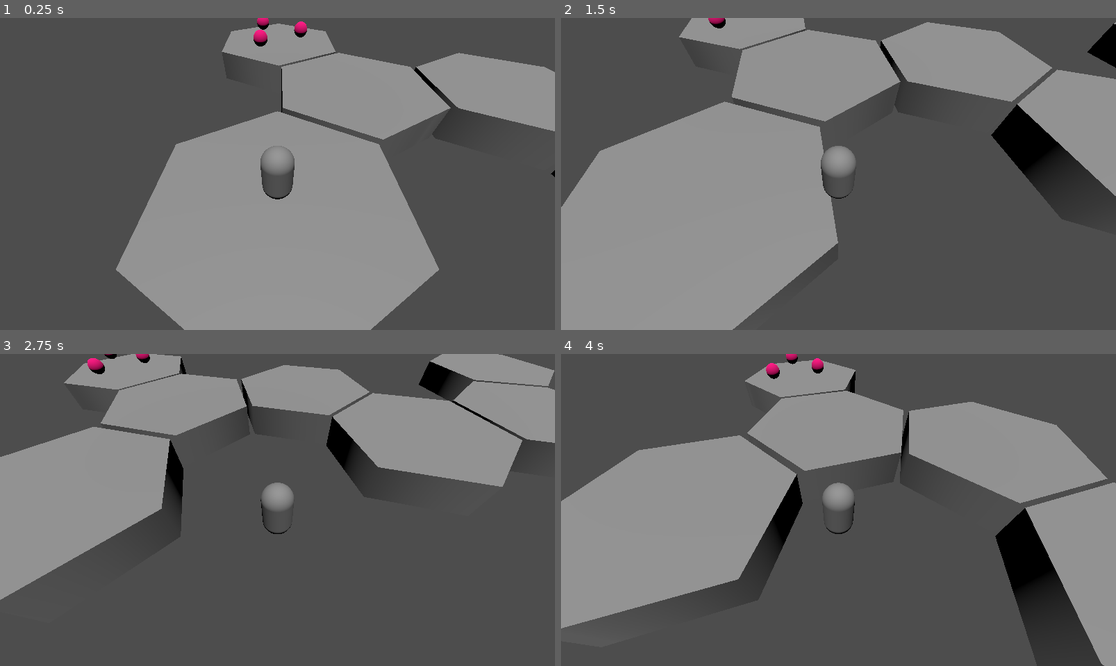
Above: before the commit, frames 1-4 (two rows, left to right).
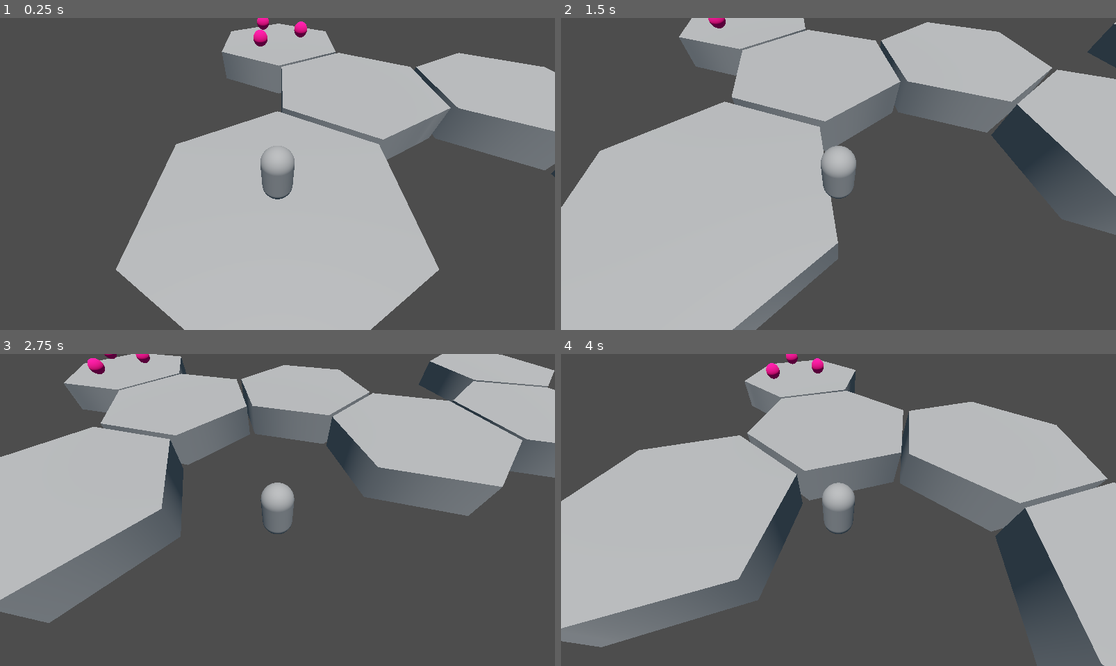
Above: after the commit, the same moments.

Repository: Acagamics/Acagame
Game: Godot game, scene res://scenes/game.tscn
Same seed, same stepped clock (60 frames per second), same inputs: the game is played once before the commit and once after it.
Inputs:
- Up to frame 1 (0.25 s): no input
- Up to frame 2 (1.5 s): hold D (move_right) 0.53-1.28 s; hold S (move_down) from 1.28 s (still down)
- Up to frame 3 (2.75 s): release S (move_down) at 2.03 s; hold D (move_right) from 2.03 s (still down)
- Up to frame 4 (4 s): release D (move_right) at 2.78 s; hold W (move_up) 2.78-3.53 s; hold A (move_left) from 3.53 s (still down)

The runs differ from the first frame. In frame 1, 46% of the frame differs, in the area x 20-100%, y 0-100%; in frame 2, 56%, in the area x 0-100%, y 0-100%; in frame 3, 43%; in frame 4, 52%.

Commit message:
changed game

Diff:
--- a/scenes/game.tscn
+++ b/scenes/game.tscn
@@ -11,6 +11,11 @@
 radial_steps = 6
 sections = 4
 section_length = 0.5
+
+[sub_resource type="Environment" id="Environment_ktnj1"]
+background_mode = 2
+ambient_light_color = Color(0.282353, 0.352941, 0.407843, 1)
+tonemap_mode = 2
 
 [node name="Game" type="Node3D"]
 
@@ -75,3 +80,6 @@
 
 [node name="Hurtbox3" parent="." instance=ExtResource("3_un0dl")]
 transform = Transform3D(1, 0, 0, 0, 1, 0, 0, 0, 1, -1.20963, 0.999999, -12.6245)
+
+[node name="WorldEnvironment" type="WorldEnvironment" parent="."]
+environment = SubResource("Environment_ktnj1")
Not shown: 1 places in scenes/game.tscn that only renumber resources
